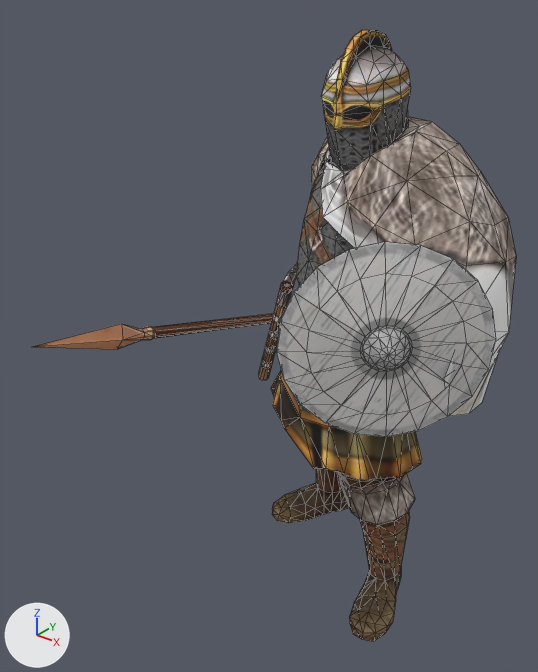
What one commit did to the glTF model public/assets/unit-models/85-godi.glb.
Rendered twice from a 50 mm lens placed at (1.33, -2.17, 2.31), pointed at (-0.32, -0.11, 1.03). The axes (+X, +Y, +Z) are drawn at lower left. The lights are the same throughout. The older version comes first. Mesh edges are drawn as thin lines. Vertices at exactly the same position are counted once.
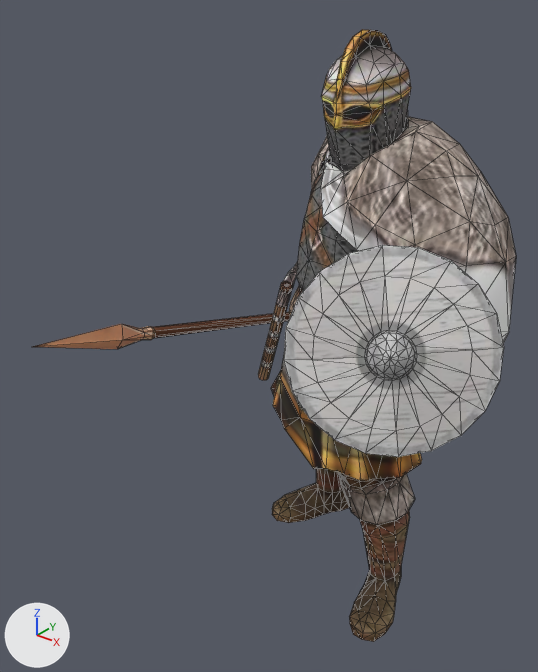
Changed parts and their boxes [x1, y1, x2, y2] in the pictures (538 x 672 px; the box of a moved part takes in the faces that stretch with it):
```json
{"part": 1, "of": "me_mesh_0", "change": "moved or reshaped", "before": [277, 242, 496, 437], "after": [284, 245, 504, 457]}
```

The change, as JSON lines over the scene's bpy script:
```json
{"block": "me_mesh_0", "where": "# used by ob_mesh_0; location = (0.0, 0.0, 0.0)"}
{"op": "remove", "block": "me_mesh_0", "code": "me_mesh_0.from_pydata(...)  # 1162 vertices, 2252 faces; spans x -0.61..0.61, y -0.97..1.36, z 0.0..2.15"}
{"op": "add", "block": "me_mesh_0", "code": "me_mesh_0.from_pydata(...)  # 1162 vertices, 2252 faces; spans x -0.61..0.66, y -0.97..1.36, z 0.0..2.15"}
{"block": "me_mesh_0", "change": "me_mesh_0 part 1: the loose piece of 122 vertices spanning x 0.08..0.61, y -0.58..-0.17, z 0.97..1.63 is multiplied about its middle by the matrix ((-0.25, -0.755, -0.606), (-0.638, 0.599, -0.484), (0.729, 0.266, -0.631)), then moved by (0.02, 0.01, -0.03)"}
```
